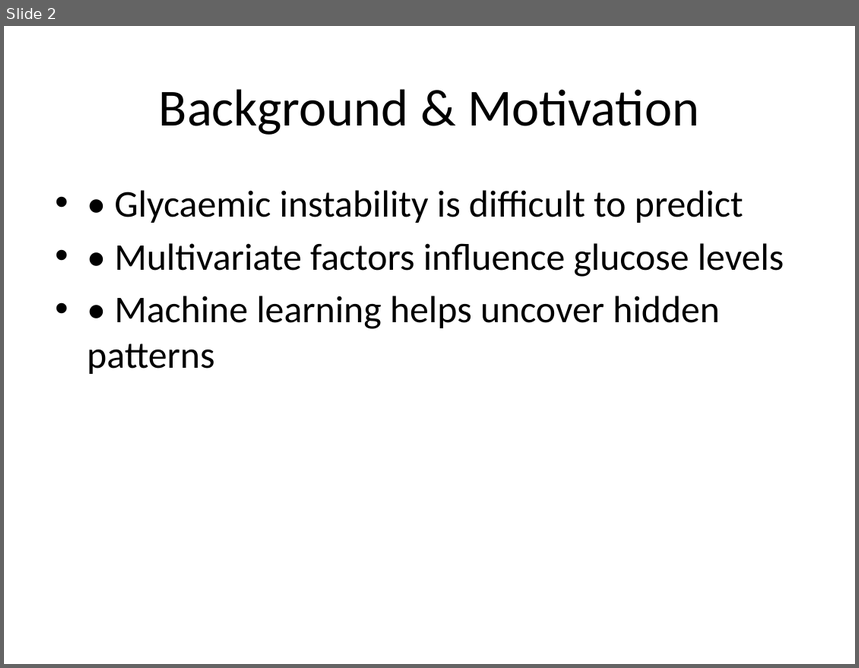
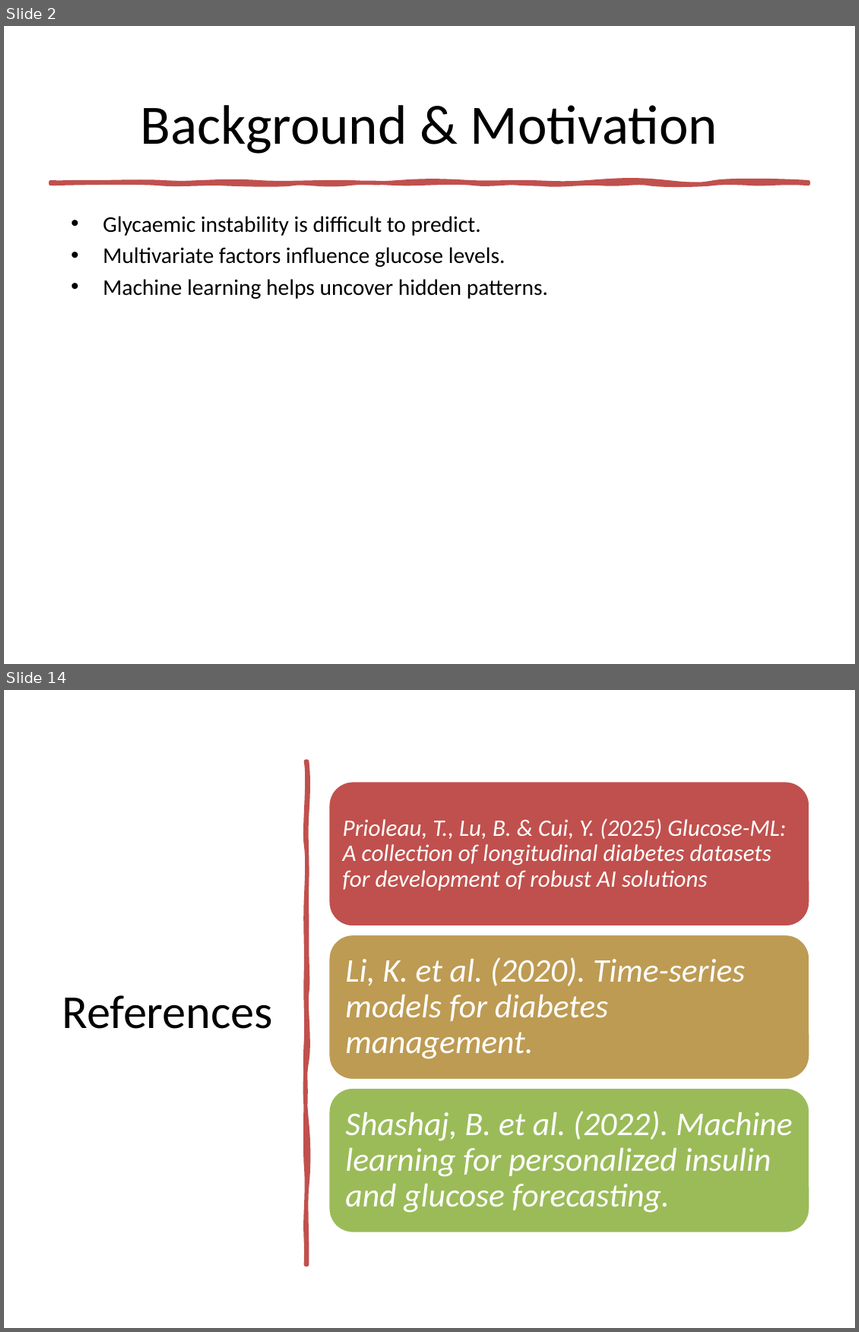
Before and after one commit to ansmalik67/multimodal-glucose-forecasting, a slide deck: Final_Glycaemic_Project_Presentation.pptx. Shown one above the other, each under a label of ours: slide 2 before the commit, slides 2 and 14 after it; the slides between them are not shown. The pictures are 859x668 and 859x1332 pixels, drawn with LibreOffice and Linux fonts; fonts in the diff are those of the drawing. Boxes give left, top, right and bottom in pixels: in the first picture for what was removed or moved away, otherwise in the second. Text is boxed around its words. In the diff, an @@ line names an element or a change of style, - is before the commit and + after.

```diff
--- a/Final_Glycaemic_Project_Presentation.pptx
+++ b/Final_Glycaemic_Project_Presentation.pptx
@@ slide 14 added at bbox=[4, 690, 855, 1328], background #FFFFFF @@
@@ freeform shape added at bbox=[306, 761, 307, 1265], fill #C0504D, outline #C0504D 3.25 pt @@
@@ title added at bbox=[63, 996, 273, 1029], 40 pt, text #000000 @@
+References
@@ group added at bbox=[329, 781, 810, 1233]: 3 rounded rectangles, 3 texts @@
+Prioleau, T., Lu, B. & Cui, Y. (2025) Glucose-ML: A collection of longitudinal diabetes datasets for development of robust AI solutions
+Li, K. et al. (2020). Time-series models for diabetes management.
+Shashaj, B. et al. (2022). Machine learning for personalized insulin and glucose forecasting.
@@ slide 2 changed as well @@
@@ title "Background & Motivation": place and size @@
-title "Background & Motivation" at bbox=[159, 89, 699, 135]
+title "Background & Motivation" at bbox=[141, 105, 718, 154]
@@ title "Background & Motivation" at bbox=[141, 105, 718, 154]: size 44 to 47 pt @@
@@ freeform shape added at bbox=[51, 182, 808, 183], fill #C0504D, outline #C0504D 3.25 pt @@
@@ text at bbox=[103, 216, 548, 299]: text changed; size 32 to 19 pt @@
-• • Glycaemic instability is difficult to predict
-• • Multivariate factors influence glucose levels
-• • Machine learning helps uncover hidden patterns
+• Glycaemic instability is difficult to predict.
+• Multivariate factors influence glucose levels.
+• Machine learning helps uncover hidden patterns.
```
Also in this commit, not shown: 13 other slides changed, 1 other slide added, 1 other file.
